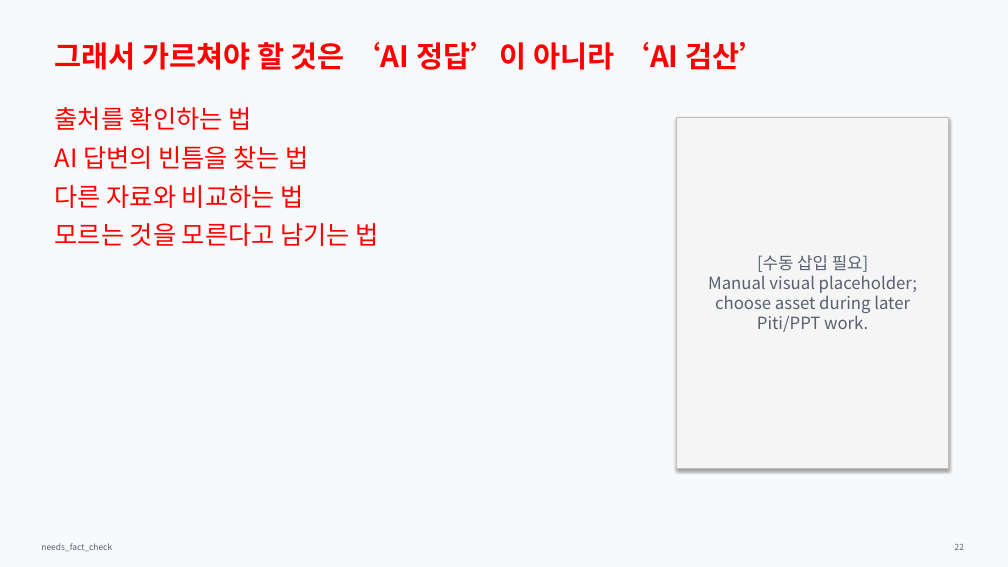
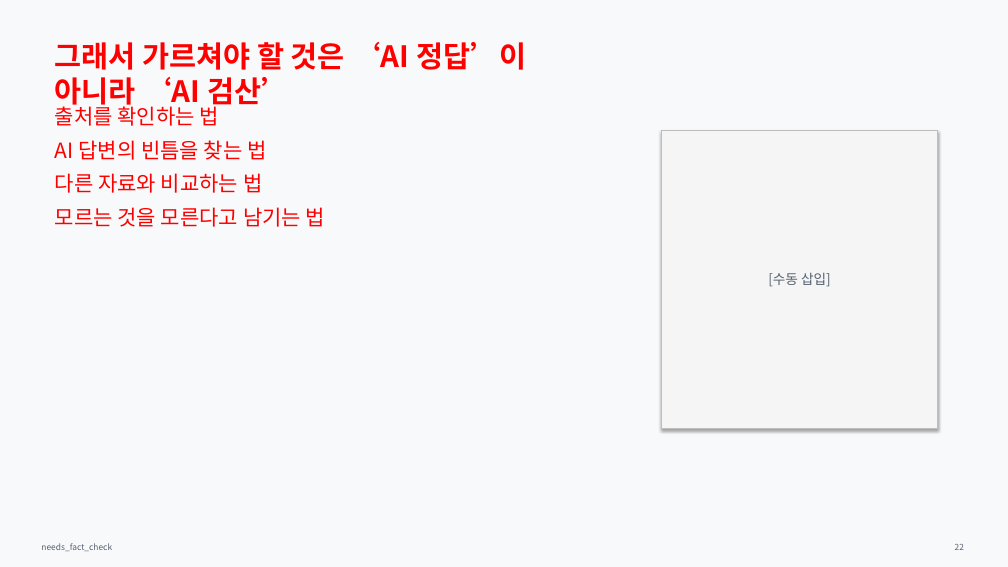
Before and after one commit to Rlearnchan/luddite, a slide deck: slide 22 of outputs/pptx/ai_knowledge_institution_styled_draft.pptx. Drawn at 1008x567 pixels with LibreOffice and Linux fonts; fonts in the diff are those of the drawing. Boxes give left, top, right and bottom in pixels: in the first picture for what was removed or moved away, otherwise in the second. Text is boxed around its words. In the diff, an @@ line names an element or a change of style, - is before the commit and + after.

```diff
--- a/outputs/pptx/ai_knowledge_institution_styled_draft.pptx
+++ b/outputs/pptx/ai_knowledge_institution_styled_draft.pptx
@@ text "그래서 가르쳐야 할 것은 ‘AI ..." rewrapped from box(55, 42, 768, 70) to box(55, 42, 526, 110) @@
@@ text "출처를 확인하는 법" at box(55, 103, 325, 227): size 24 to 20 pt @@
@@ rectangle "[수동 삽입]": place and size @@
-rectangle "[수동 삽입]" at box(677, 117, 949, 469)
+rectangle "[수동 삽입]" at box(662, 130, 938, 429)
@@ text in rectangle at box(768, 272, 831, 287): text changed; size 16 to 13 pt @@
-[수동 삽입 필요]
-Manual visual placeholder; choose asset during later Piti/PPT work.
+[수동 삽입]
```
Also in this commit, not shown: 21 other slides changed, 7 other files.
